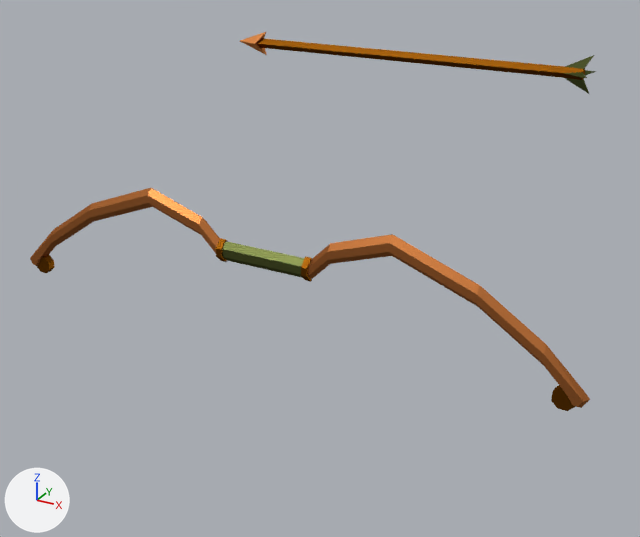
The Blender file Assets/Weapon Models/Bow.blend, before and after one commit.
Rendered twice from a 50 mm lens placed at (2.08, -3.24, 1.64), pointed at (0.23, 0.12, -0.04). Every picture has the same lights, and +X, +Y and +Z are marked at lower left.

In view in the first picture: 'Arrow', 'Bow', 'Wheel'.
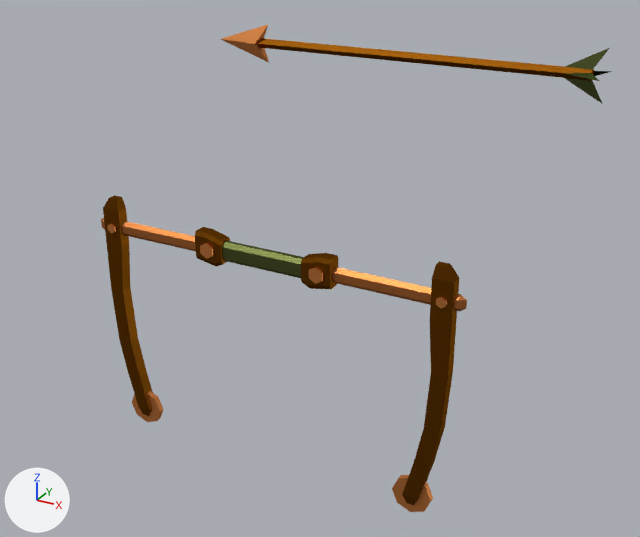
Patch to the scene script:
```diff
--- a/Assets/Weapon Models/Bow.blend.py
+++ b/Assets/Weapon Models/Bow.blend.py
@@ me_cube_002 @@
 # used by ob_arrow; location = (0.0, 0.0, 1.0)
 # verts and faces of me_cube_002; kept vertices keep their numbers, new ones are numbered from 15
 # before: 1 (1.37, -0.02, 0.0), 6 (1.37, -0.02, 0.01) at pixel (582, 72), 7 (1.4, -0.07, 0.0) at pixel (587, 78), 10 (1.37, -0.01, 0.02) at pixel (583, 68), 11 (1.4, 0.0, 0.07) at pixel (594, 54)
 # before: 12 (1.37, 0.0, 0.02) at pixel (584, 68), 13 (1.37, 0.0, 0.0) at pixel (583, 73)
 # before: 8 (0.04, 0.0, 0.05) at pixel (266, 31), 9 (-0.1, 0.0, 0.0) at pixel (239, 40)
-me_cube_002.from_pydata(...)  # 15 vertices, 11 faces, 3 loose edges; spans x -0.1..1.4, y -0.07..0.0, z 0.0..0.07
+me_cube_002.from_pydata(...)  # 15 vertices, 9 faces, 3 loose edges; spans x -0.2..1.45, y -0.1..0.0, z 0.0..0.1
+# me_cube_002 part 1
+delete_faces([(10, 12, 11), (1, 6, 7)])
+for i in [1, 6, 10, 12, 13]: verts[i] += (0.03, 0.0, 0.0)
+verts[7] = (1.45, -0.1, 0.0)  # moved, pixel (600, 81)
+verts[11] = (1.45, 0.0, 0.1)  # moved, pixel (610, 47)
+# me_cube_002 part 2
+verts[8] = (0.05, 0.0, 0.08)  # moved, pixel (268, 24)
+verts[9] = (-0.2, 0.0, 0.0)  # moved, pixel (219, 38)
 me_cube_002.materials.append(mat_material)
@@ me_plane_003 @@
+me_plane_003.from_pydata(...)  # 116 vertices, 88 faces, 1 loose edge; spans x 0.0..1.0, y -0.05..0.0, z -1.15..0.16
+me_plane_003.materials.append(mat_material)
@@ ob_bow @@
-ob_bow = bpy.data.objects.new('Bow', me_plane_002)
-ob_bow.location = (0.0, 0.0, 0.0)
-_m = ob_bow.modifiers.new('Mirror', 'MIRROR')
-_m.use_axis = (True, True, False)
-_m.use_clip = True
@@ ob_wheel @@
-ob_wheel = bpy.data.objects.new('Wheel', me_plane)
-ob_wheel.location = (1.45, 0.0, -0.32)
-_m = ob_wheel.modifiers.new('Mirror', 'MIRROR')
-_m.use_axis = (True, True, True)
-_m.use_clip = True
-_m = ob_wheel.modifiers.new('Mirror.001', 'MIRROR')
-_m.mirror_object = ob_bow
@@ ob_bow_002 @@
+ob_bow_002 = bpy.data.objects.new('Bow.002', me_plane_003)
+ob_bow_002.location = (0.0, 0.0, 0.0)
+_m = ob_bow_002.modifiers.new('Mirror', 'MIRROR')
+_m.use_clip = True
+_m = ob_bow_002.modifiers.new('Mirror.001', 'MIRROR')
+_m.use_axis = (False, True, False)
```

Changed parts and their boxes [x1, y1, x2, y2] in the pictures (640 x 537 px; the box of a moved part takes in the faces that stretch with it):
'Bow.002', added
    after: [101, 195, 467, 512]
'Bow', deleted
    before: [30, 188, 590, 408]
'Arrow', reshaped (9% wider, 25% taller)
    before: [240, 31, 597, 94]
    after: [221, 25, 612, 104]
'Wheel', deleted
    before: [37, 255, 576, 411]
part 1 of me_cube_002, cut back
    before: [563, 55, 597, 94]
    after: [563, 48, 612, 104]
part 2 of me_cube_002, moved or reshaped
    before: [240, 31, 267, 55]
    after: [221, 25, 269, 62]
